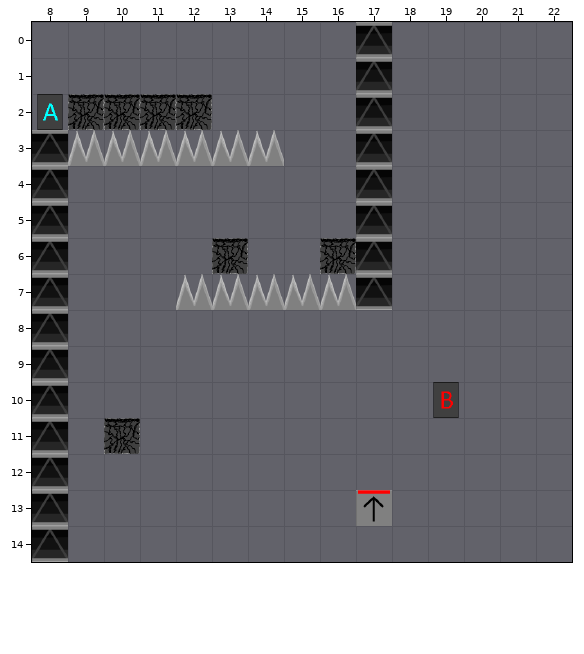
A Tiled map gets an edit: core/assets/levels/level10.tmx. The first picture shows the starting point.
Cells are 64x64 px. Shown: x 8..22, y 0..14.
New version:
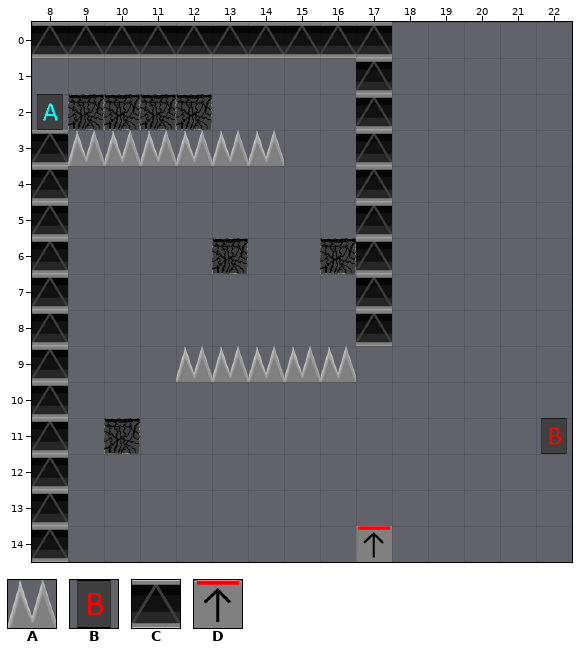
Key: from "ASEC P": A 1 "spike_tile", B 5 "end_block", C 7 "static_block", D 8 "spring_block".
Objects are placed by their top-left corner, in cells (3,4 is the top-left corner of cell 3,4); size is 1x1 cell unless given.
Edits made:
--- layer "static"
-A "spike_tile" at 16,7
+A "spike_tile" at 16,9
-A "spike_tile" at 15,7
+A "spike_tile" at 15,9
-A "spike_tile" at 14,7
+A "spike_tile" at 14,9
-A "spike_tile" at 13,7
+A "spike_tile" at 13,9
-A "spike_tile" at 12,7
+A "spike_tile" at 12,9
-B "end_block" at 19,10
+B "end_block" at 22,11
+C "static_block" at 16,0
+C "static_block" at 15,0
+C "static_block" at 14,0
+C "static_block" at 13,0
+C "static_block" at 12,0
+C "static_block" at 11,0
+C "static_block" at 10,0
+C "static_block" at 9,0
+C "static_block" at 8,0
+C "static_block" at 17,8
--- layer "block4"
-D "spring_block" at 17,13
+D "spring_block" at 17,14
Changed places in both pictures, as pixel boxes (x1, y1, x2, y2):
added: (32, 22, 356, 58)
changed: (176, 274, 392, 382)
old place: (433, 382, 459, 418)
new place: (541, 418, 567, 454)
changed: (356, 490, 392, 562)
